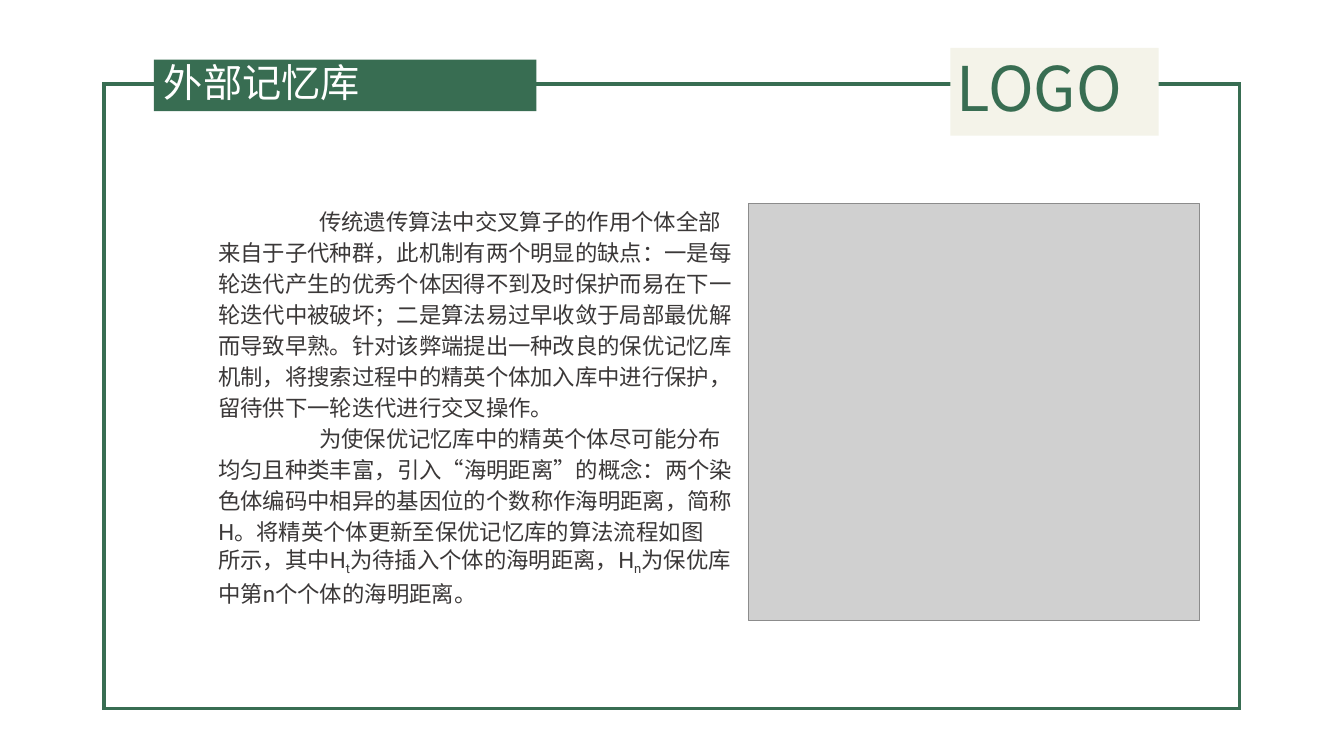
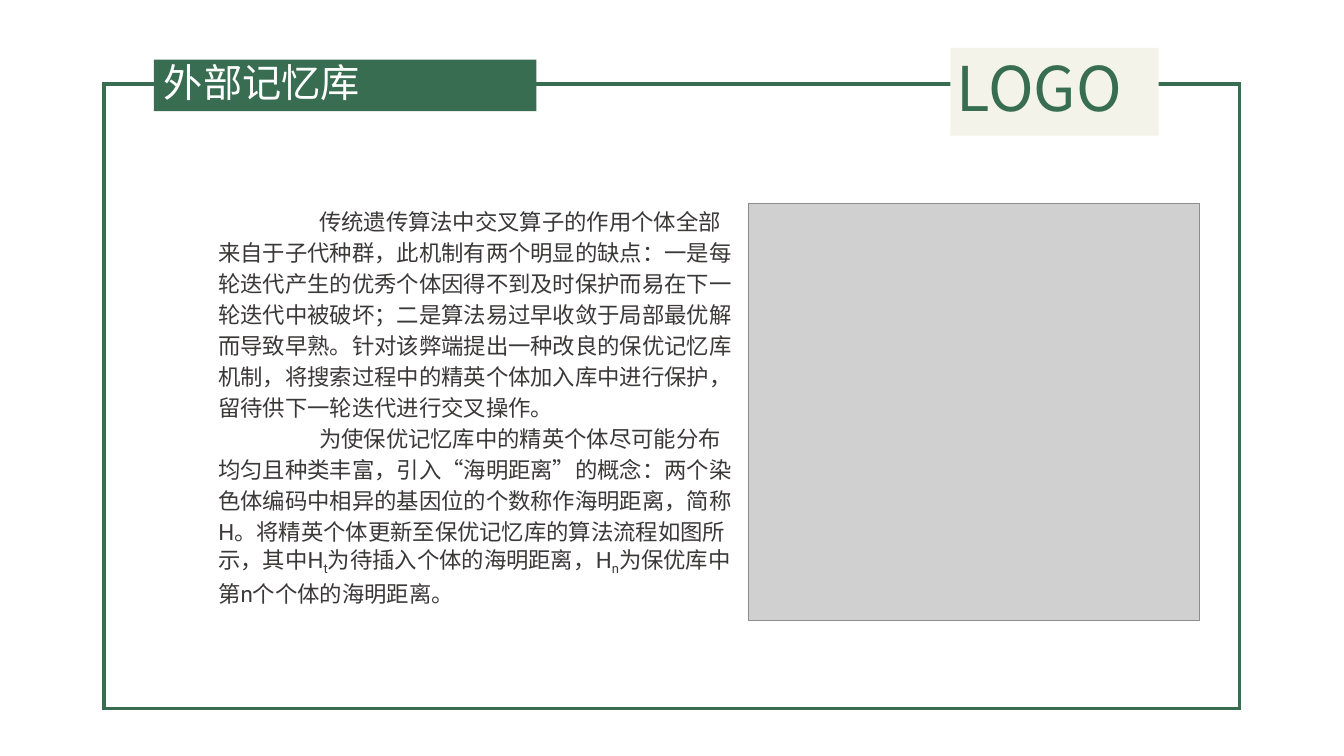
Before and after one commit to QuanQuan6/copy2, a slide deck: slide 22 of 遗传算法.pptx (slide 21 before the commit). Drawn at 1344x756 pixels with LibreOffice and Linux fonts; fonts in the diff are those of the drawing; grey boxes stand for pictures; background and template pictures are left out. Boxes give left, top, right and bottom in pixels: in the first picture for what was removed or moved away, otherwise in the second. Text is boxed around its words. In the diff, an @@ line names an element or a change of style, - is before the commit and + after.

```diff
--- a/遗传算法.pptx
+++ b/遗传算法.pptx
@@ text at box(218, 428, 731, 604): text changed @@
-为使保优记忆库中的精英个体尽可能分布均匀且种类丰富，引入“海明距离”的概念：两个染色体编码中相异的基因位的个数称作海明距离，简称H。将精英个体更新至保优记忆库的算法流程如图
-所示，其中Ht为待插入个体的海明距离，Hn为保优库中第n个个体的海明距离。
+为使保优记忆库中的精英个体尽可能分布均匀且种类丰富，引入“海明距离”的概念：两个染色体编码中相异的基因位的个数称作海明距离，简称H。将精英个体更新至保优记忆库的算法流程如图所示，其中Ht为待插入个体的海明距离，Hn为保优库中第n个个体的海明距离。
```
Also in this commit, not shown: 3 other slides changed, 6 slides added, 13 slides removed, 3 other files.
